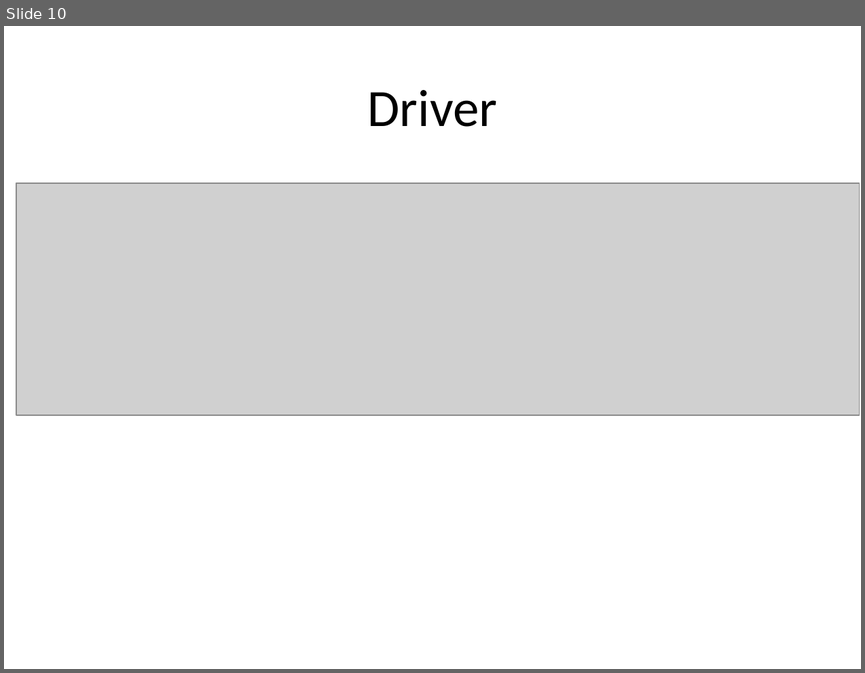
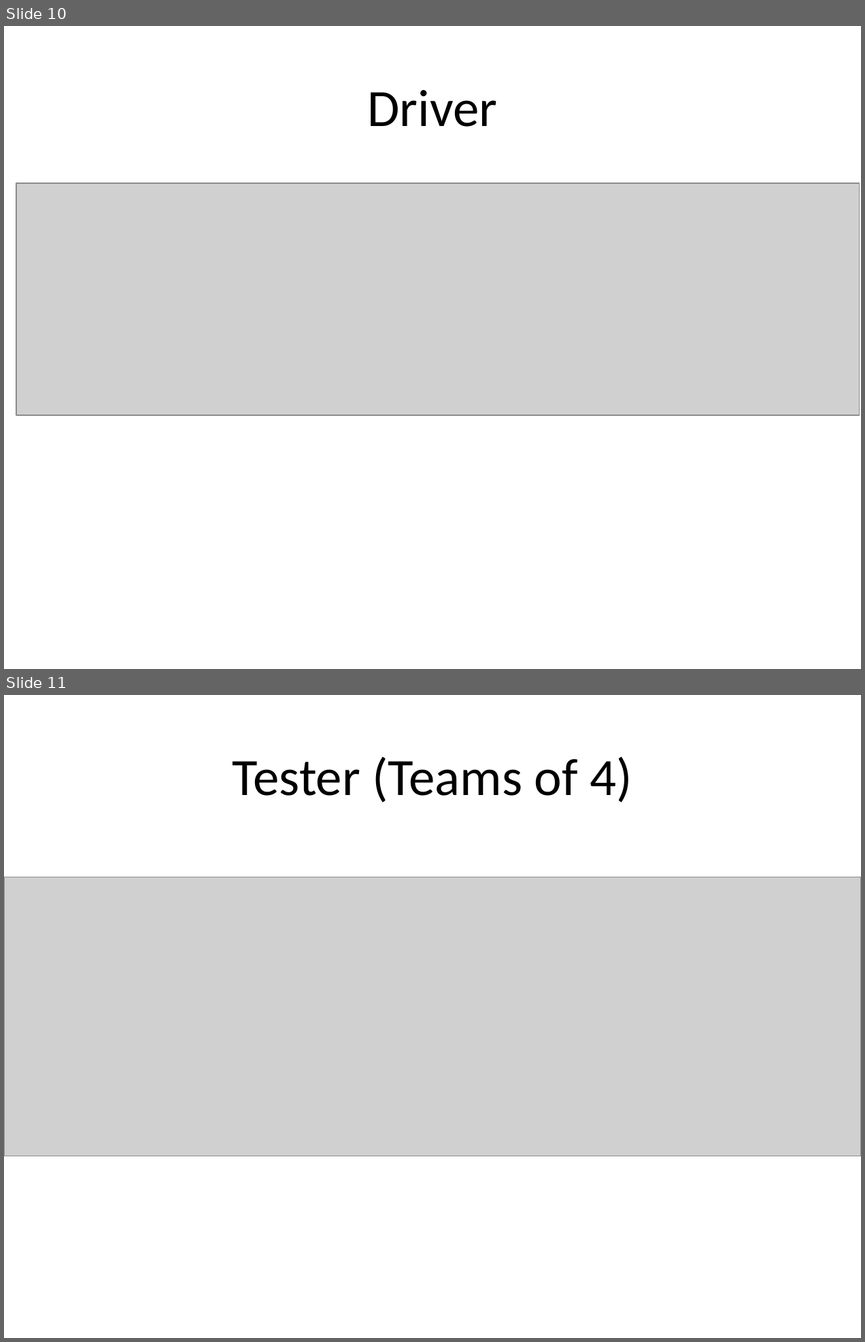
Before and after one commit to RHIT-CSSE/csse220, a slide deck: ClassMaterials/EventBasedGameLoop/Slides/Part3-MilestonesM0andM1.pptx. Shown one above the other, each under a label of ours: slide 10 before the commit, slides 10 and 11 after it. The pictures are 865x673 and 865x1342 pixels, drawn with LibreOffice and Linux fonts; fonts in the diff are those of the drawing; grey boxes stand for pictures. Boxes give left, top, right and bottom in pixels: in the first picture for what was removed or moved away, otherwise in the second. Text is boxed around its words. In the diff, an @@ line names an element or a change of style, - is before the commit and + after.

```diff
--- a/ClassMaterials/EventBasedGameLoop/Slides/Part3-MilestonesM0andM1.pptx
+++ b/ClassMaterials/EventBasedGameLoop/Slides/Part3-MilestonesM0andM1.pptx
@@ slide 11 added at [4, 695, 861, 1338], background #FFFFFF @@
@@ title added at [232, 757, 632, 802], 44 pt, text #000000 @@
+Tester (Teams of 4)
@@ picture added at [4, 877, 861, 1156] @@
```
Also in this commit, not shown: 1 slide changed, 2 other slides added, 14 other files.
